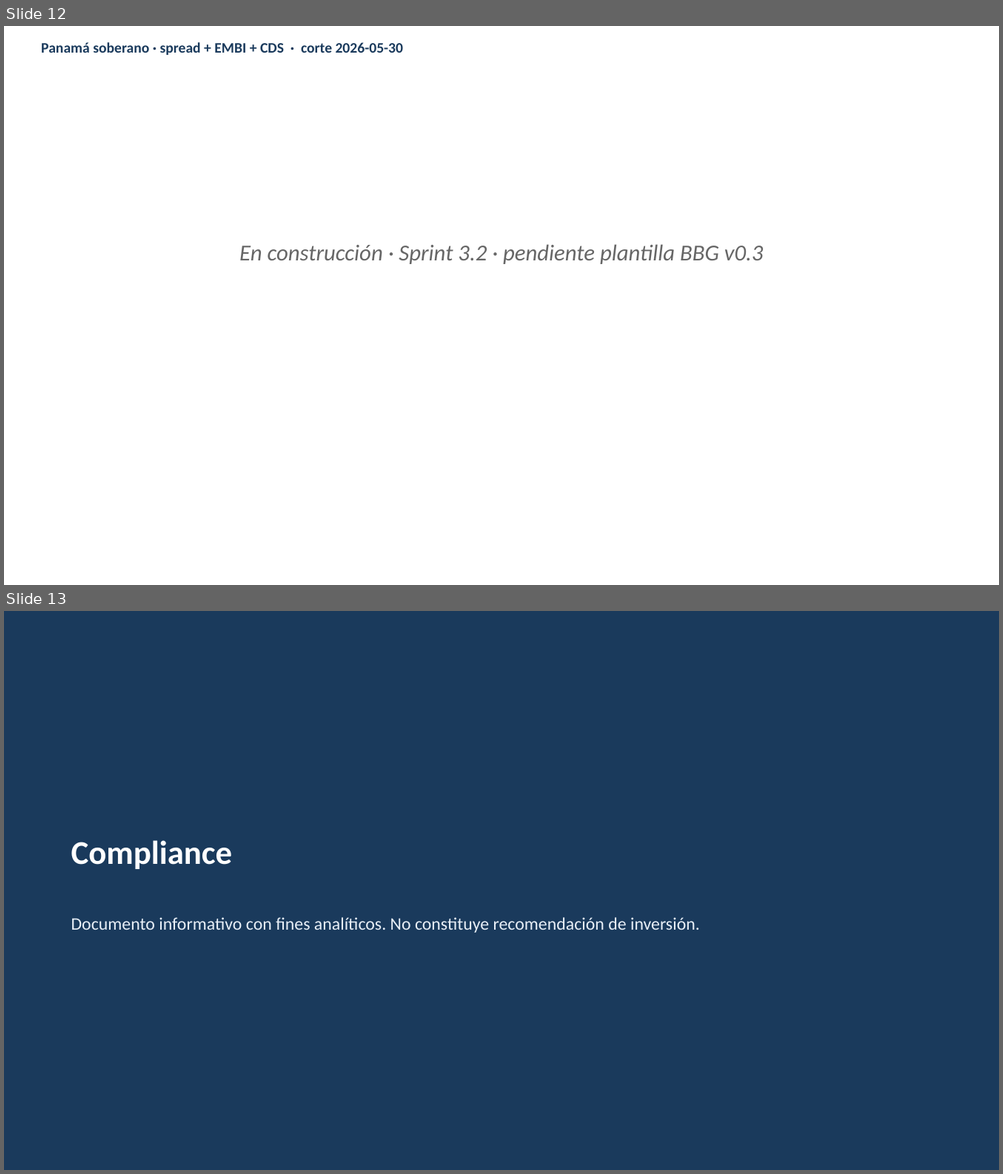
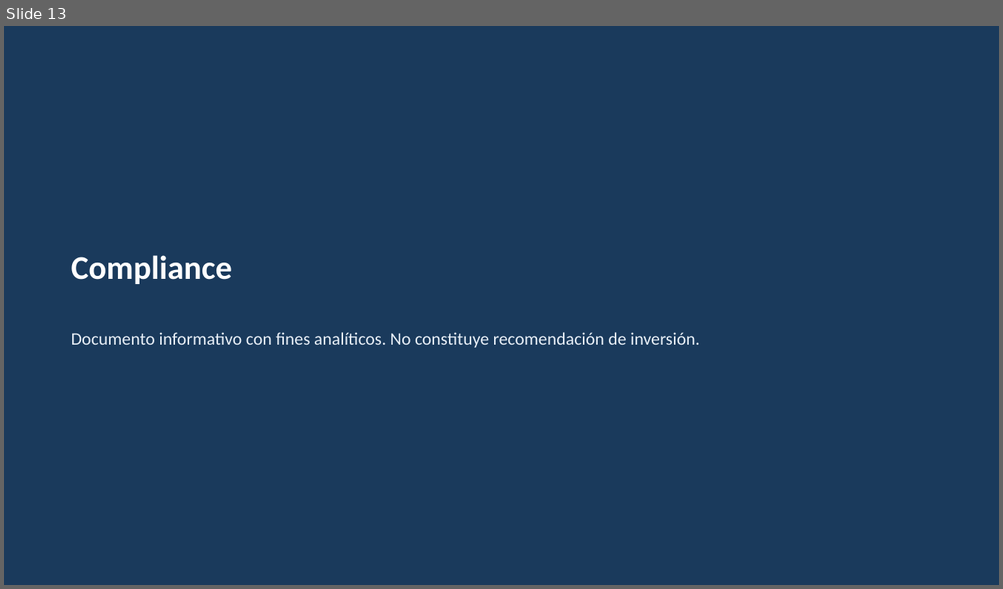
Before and after one commit to andresborrerom/credito_Panama, a slide deck: docs/informativa/outputs/2026-05-30/deck_informativa_2026-05-30.pptx. Shown one above the other, each under a label of ours: slides 12 and 13 before the commit, slide 13 after it. The pictures are 1003x1174 and 1003x589 pixels, drawn with LibreOffice and Linux fonts; fonts in the diff are those of the drawing. Boxes give left, top, right and bottom in pixels: in the first picture for what was removed or moved away, otherwise in the second. Text is boxed around its words. In the diff, an @@ line names an element or a change of style, - is before the commit and + after.

```diff
--- a/docs/informativa/outputs/2026-05-30/deck_informativa_2026-05-30.pptx
+++ b/docs/informativa/outputs/2026-05-30/deck_informativa_2026-05-30.pptx
@@ slide 12 removed at bbox=[4, 26, 999, 585], background #FFFFFF @@
@@ text removed at bbox=[41, 42, 404, 55] @@
-Panamá soberano · spread + EMBI + CDS · corte 2026-05-30
@@ text removed at bbox=[239, 244, 763, 264] @@
-En construcción · Sprint 3.2 · pendiente plantilla BBG v0.3
```
Also in this commit, not shown: 1 slide changed, 1 slide added, 5 other files.
